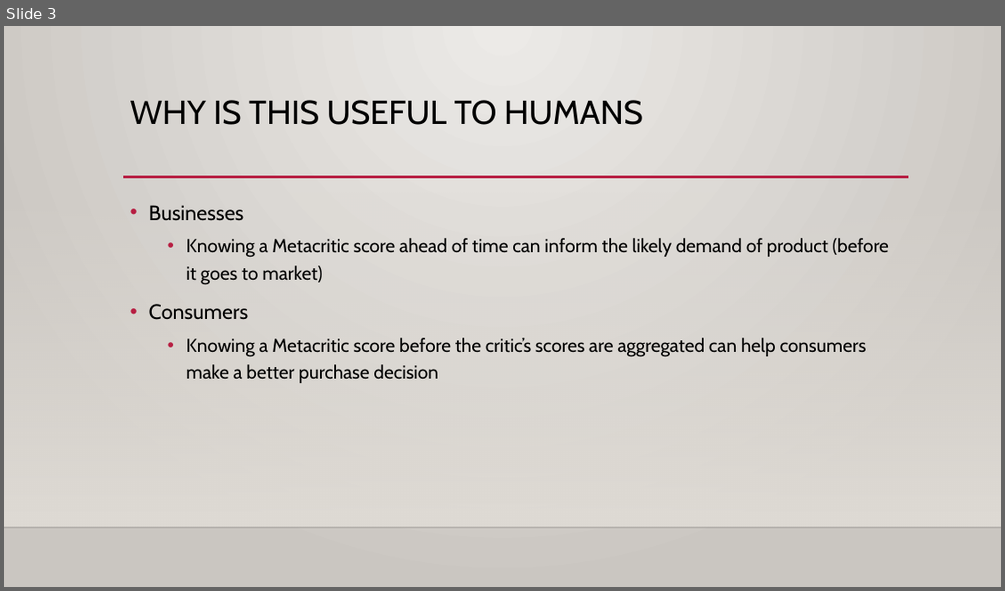
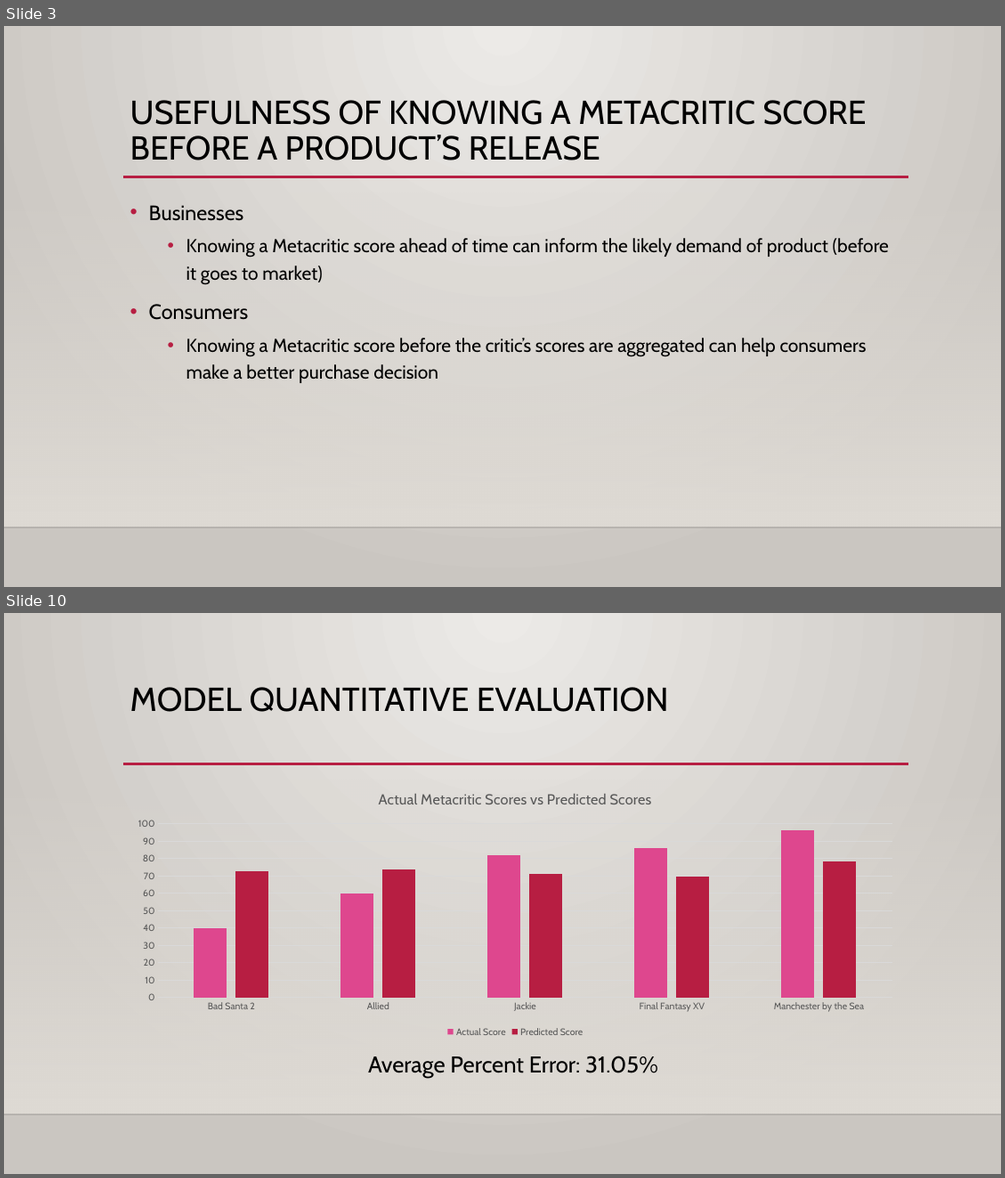
Before and after one commit to amspies/cse408, a slide deck: Project_3_Proposal.pptx. Shown one above the other, each under a label of ours: slide 3 before the commit, slides 3 and 10 after it; the slides between them are not shown. The pictures are 1005x591 and 1005x1178 pixels, drawn with LibreOffice and Linux fonts; fonts in the diff are those of the drawing; background and template pictures are left out. Boxes give left, top, right and bottom in pixels: in the first picture for what was removed or moved away, otherwise in the second. Text is boxed around its words. In the diff, an @@ line names an element or a change of style, - is before the commit and + after.

```diff
--- a/Project_3_Proposal.pptx
+++ b/Project_3_Proposal.pptx
@@ slide 10 added at [4, 613, 1001, 1174], background gradient #ECEAE7 to #CAC7C1; not listed: 3 template elements that a slide beside it also shows @@
@@ title added at [130, 687, 669, 712], 32 pt, text #000000 @@
+MODEL QUANTITATIVE EVALUATION
@@ column chart added at [123, 778, 908, 1040] @@
+title "Actual Metacritic Scores vs Predicted Scores "
+categories: Bad Santa 2, Allied, Jackie, Final Fantasy XV, Manchester by the Sea
+Actual Score: 40, 60, 82, 86, 96
+Predicted Score: 73, 74, 71, 70, 78
@@ text added at [368, 1055, 658, 1077], 22 pt, text #000000 @@
+Average Percent Error: 31.05%
@@ slide 3 changed as well @@
@@ title at [130, 100, 866, 160]: text changed @@
-WHY IS THIS USEFUL TO HUMANS
+USEFULNESS OF KNOWING A METACRITIC SCORE BEFORE A PRODUCT’S RELEASE
```
Also in this commit, not shown: 4 other slides changed, 7 other slides added, 2 slides removed, 3 other files.
